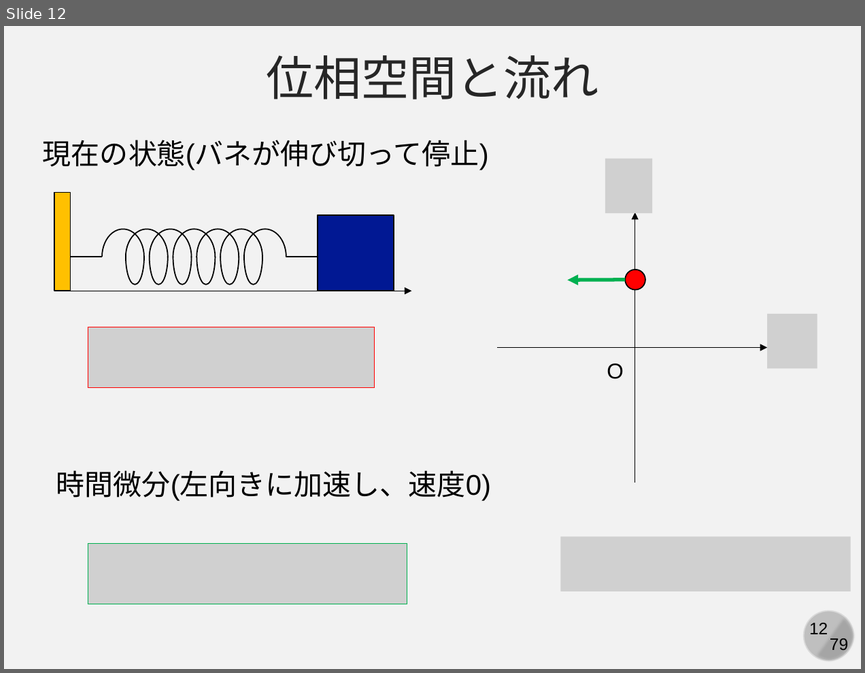
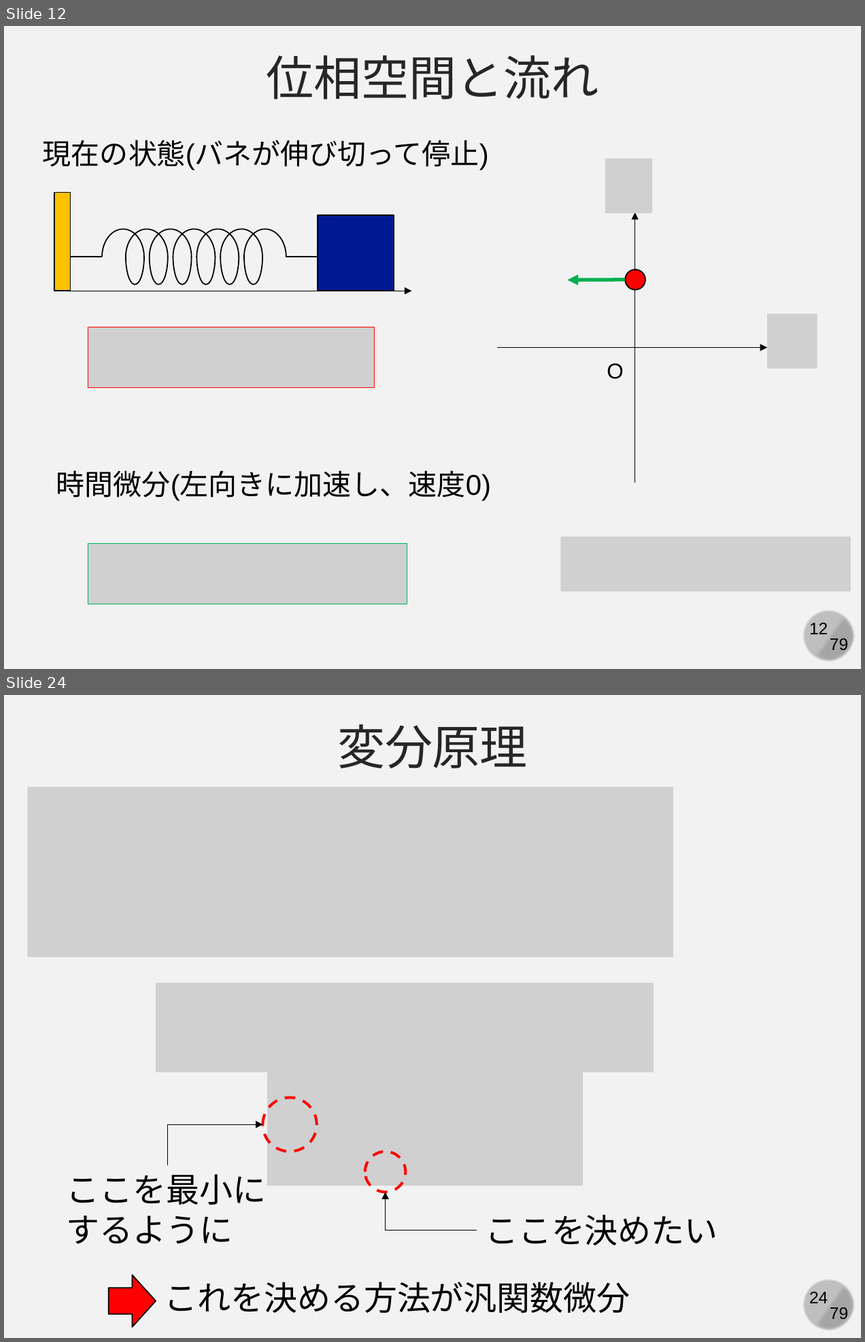
Before and after one commit to kaityo256/simulation_engineering, a slide deck: 05_md_basic/simulation05.pptx. Shown one above the other, each under a label of ours: slide 12 before the commit, slides 12 and 24 after it; the slides between them are not shown. The pictures are 865x673 and 865x1342 pixels, drawn with LibreOffice and Linux fonts; fonts in the diff are those of the drawing; grey boxes stand for pictures. Boxes give left, top, right and bottom in pixels: in the first picture for what was removed or moved away, otherwise in the second. Text is boxed around its words. In the diff, an @@ line names an element or a change of style, - is before the commit and + after.

```diff
--- a/05_md_basic/simulation05.pptx
+++ b/05_md_basic/simulation05.pptx
@@ slide 24 added at [4, 695, 861, 1338], background #F2F2F2; not listed: 4 template elements that a slide beside it also shows @@
@@ text added at [337, 724, 528, 768], 40 pt, text #262626 @@
+変分原理
@@ picture added at [28, 787, 673, 957] @@
@@ picture added at [156, 983, 653, 1072] @@
@@ picture added at [267, 1070, 582, 1185] @@
@@ ellipse added at [263, 1097, 317, 1151], outline #FF0000 2.25 pt dashed @@
@@ elbow arrow added from (168, 1164) to (263, 1124), #000000 0.5 pt @@
@@ ellipse added at [364, 1151, 405, 1191], outline #FF0000 2.25 pt dashed @@
@@ text added at [67, 1174, 266, 1244], 28 pt, text #000000 @@
+ここを最小に
+するように
@@ elbow arrow added from (476, 1229) to (385, 1192), #000000 0.5 pt @@
@@ text added at [485, 1215, 718, 1245], 28 pt, text #000000 @@
+ここを決めたい
@@ right arrow added at [109, 1274, 156, 1327], fill #FF0000, outline #000000 1 pt @@
@@ text added at [164, 1281, 630, 1312], 28 pt, text #000000 @@
+これを決める方法が汎関数微分
```
Also in this commit, not shown: 1 slide changed, 13 other slides added.
